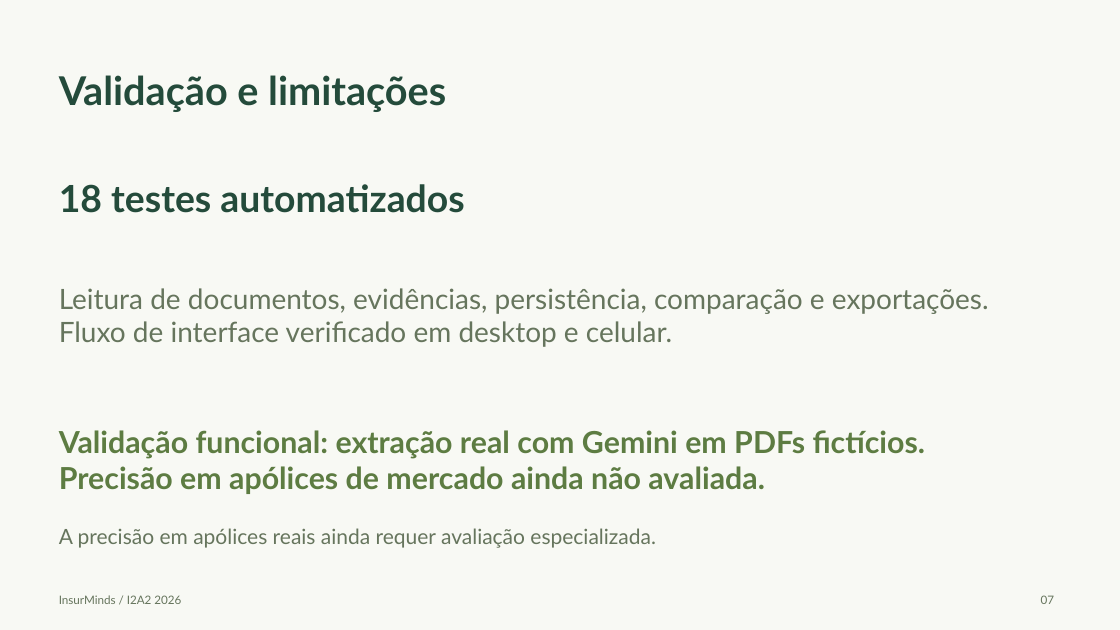
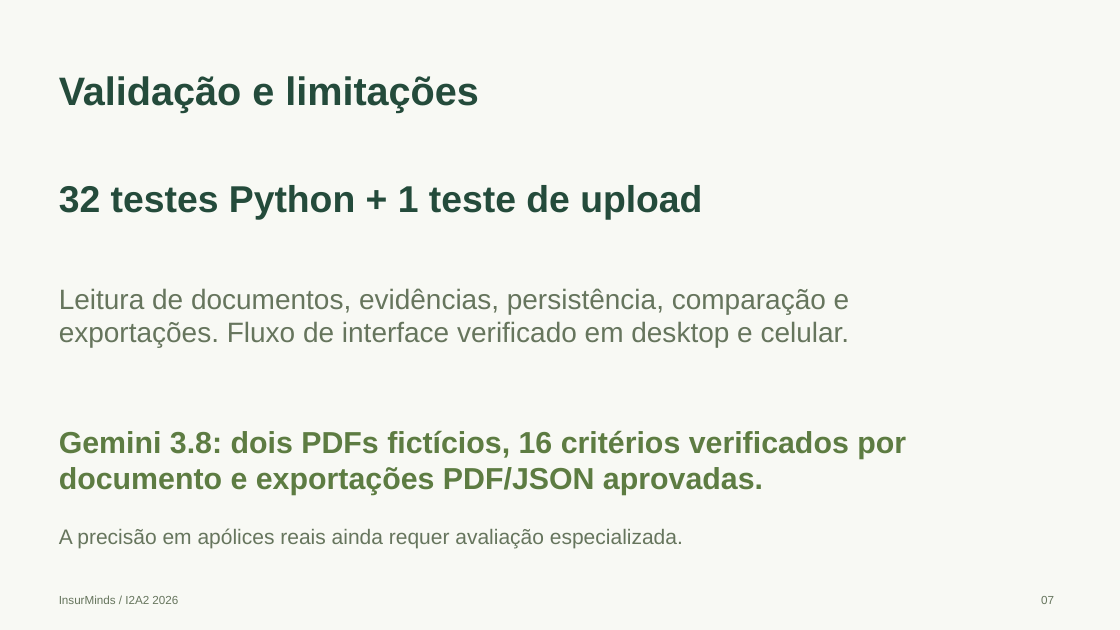
Before and after one commit to vicTmm/i2a2-desafio-final, a slide deck: slide 7 of Projeto_Final_Artefatos/InsurMinds_Projeto_Final.pptx. Drawn at 1120x630 pixels with LibreOffice and Linux fonts; fonts in the diff are those of the drawing. Boxes give left, top, right and bottom in pixels: in the first picture for what was removed or moved away, otherwise in the second. Text is boxed around its words. In the diff, an @@ line names an element or a change of style, - is before the commit and + after.

```diff
--- a/Projeto_Final_Artefatos/InsurMinds_Projeto_Final.pptx
+++ b/Projeto_Final_Artefatos/InsurMinds_Projeto_Final.pptx
@@ text at (59, 185, 702, 220): text changed; font Lato to Arial @@
-18 testes automatizados
+32 testes Python + 1 teste de upload
@@ text at (59, 430, 906, 495): text changed; font Lato to Arial @@
-Validação funcional: extração real com Gemini em PDFs fictícios. Precisão em apólices de mercado ainda não avaliada.
+Gemini 3.8: dois PDFs fictícios, 16 critérios verificados por documento e exportações PDF/JSON aprovadas.
@@ font Lato to Arial in 5 elements at (59, 76, 479, 113), (59, 595, 178, 604), (1041, 596, 1054, 604), (59, 288, 850, 348), (59, 528, 683, 548) @@
```
Also in this commit, not shown: 7 other slides changed, 38 other files.
